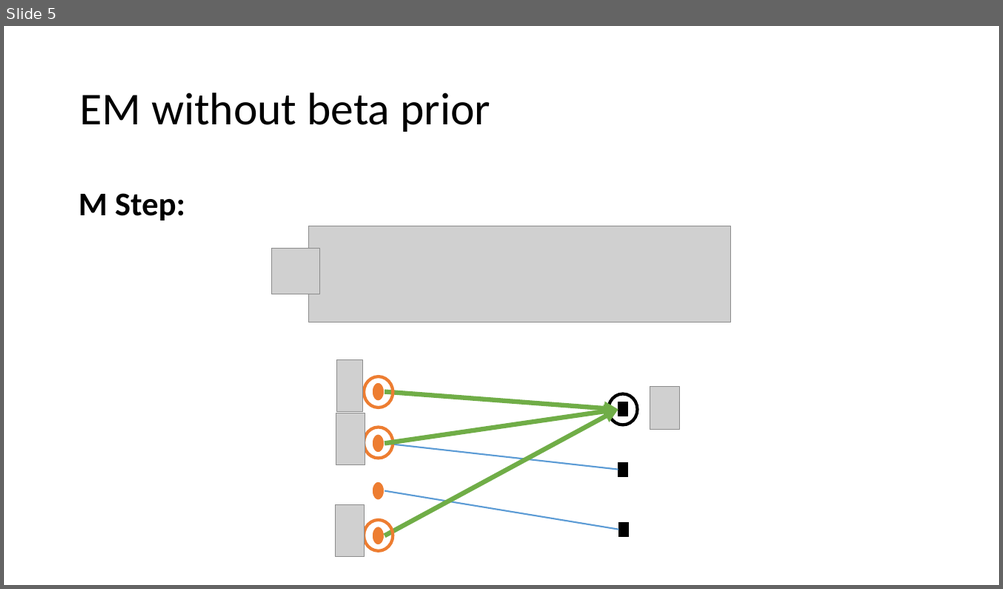
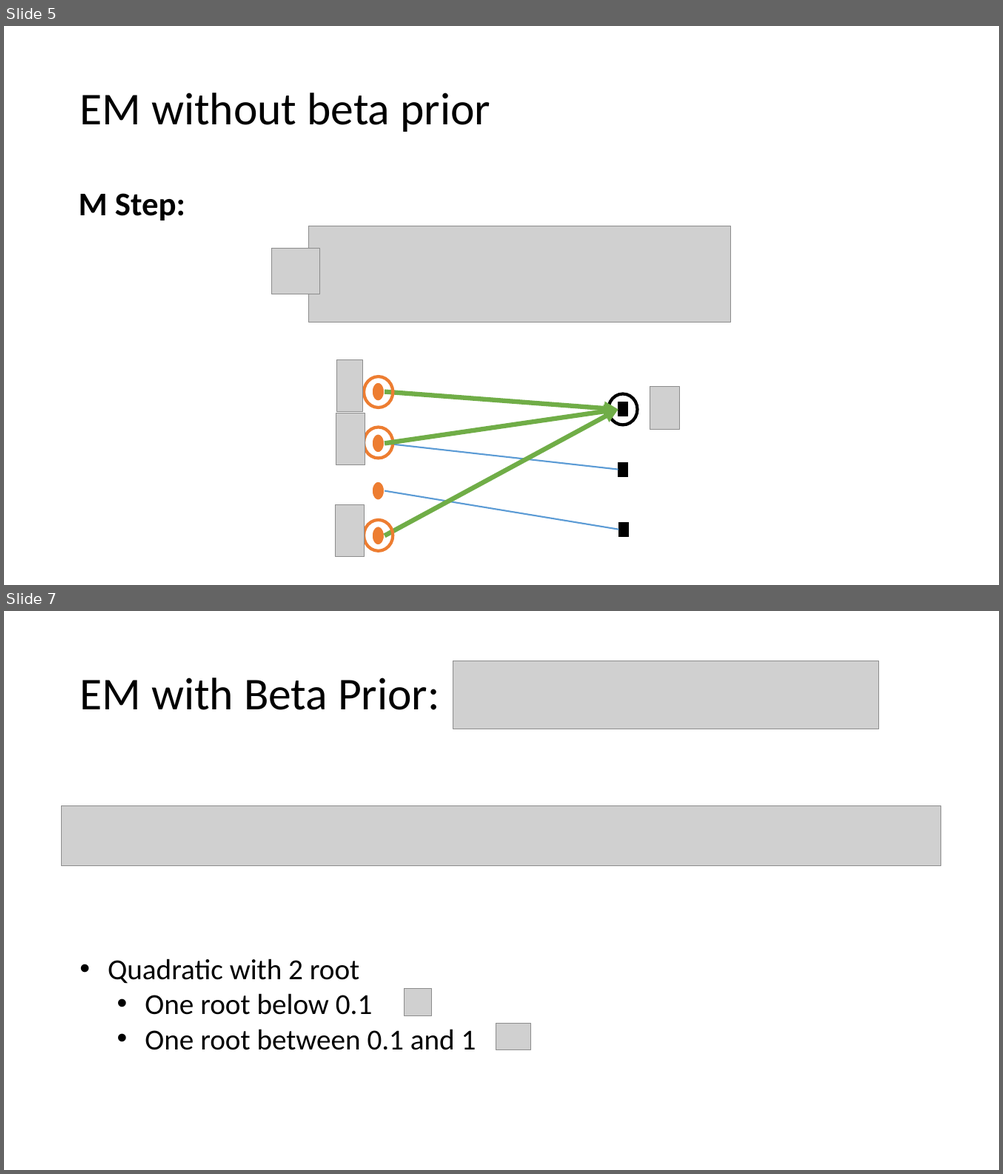
Before and after one commit to BigRedT/crowdsource, a slide deck: PPT/Adaptive Crowdsourcing via EM with Prior.pptx. Shown one above the other, each under a label of ours: slide 5 before the commit, slides 5 and 7 after it; the slides between them are not shown. The pictures are 1003x589 and 1003x1174 pixels, drawn with LibreOffice and Linux fonts; fonts in the diff are those of the drawing; grey boxes stand for pictures. Boxes give left, top, right and bottom in pixels: in the first picture for what was removed or moved away, otherwise in the second. Text is boxed around its words. In the diff, an @@ line names an element or a change of style, - is before the commit and + after.

```diff
--- a/PPT/Adaptive Crowdsourcing via EM with Prior.pptx
+++ b/PPT/Adaptive Crowdsourcing via EM with Prior.pptx
@@ slide 7 added at [4,611,999,1170], background #FFFFFF @@
@@ picture added at [453,661,879,729] @@
@@ title added at [79,678,440,710], 44 pt, text #000000 @@
+EM with Beta Prior:
@@ picture added at [62,806,940,866] @@
@@ text added at [108,959,476,1051], 28 pt, text #000000 @@
+• Quadratic with 2 root
+  • One root below 0.1
+  • One root between 0.1 and 1
@@ picture added at [404,989,432,1016] @@
@@ picture added at [495,1024,531,1051] @@
```
Also in this commit, not shown: 2 slides changed, 5 other slides added, 1 slide removed.
